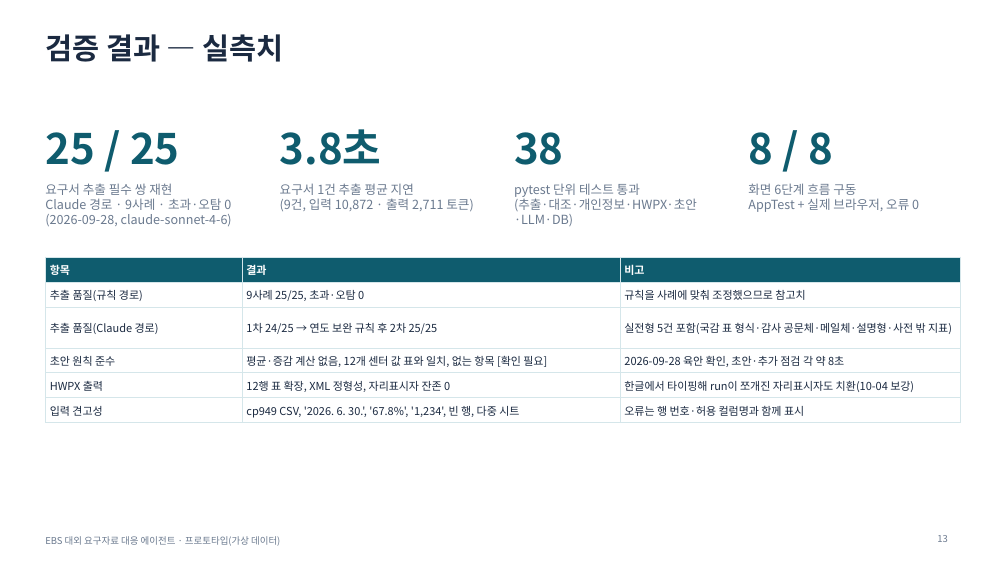
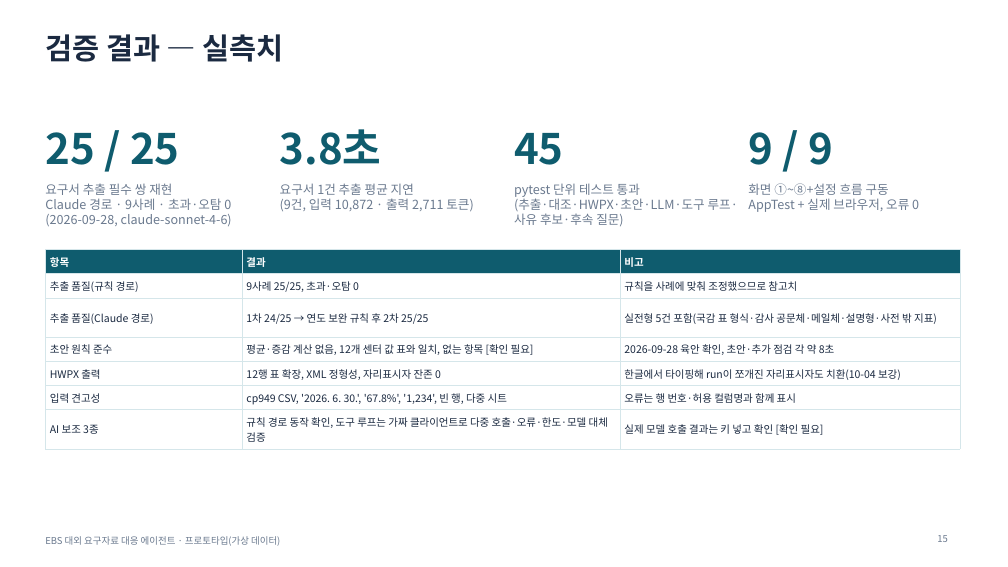
Before and after one commit to lts134/ebsjajucenter, a slide deck: slide 15 of app/docs/발표자료_EBS_요구자료대응에이전트.pptx (slide 13 before the commit). Drawn at 1008x567 pixels with LibreOffice and Linux fonts; fonts in the diff are those of the drawing. Boxes give left, top, right and bottom in pixels: in the first picture for what was removed or moved away, otherwise in the second. Text is boxed around its words. In the diff, an @@ line names an element or a change of style, - is before the commit and + after.

```diff
--- a/app/docs/발표자료_EBS_요구자료대응에이전트.pptx
+++ b/app/docs/발표자료_EBS_요구자료대응에이전트.pptx
@@ text at (514,133,564,165): text changed @@
-38
+45
@@ text at (748,132,833,165): text changed @@
-8 / 8
+9 / 9
@@ text at (514,196,738,226): text changed @@
-(추출·대조·개인정보·HWPX·초안·LLM·DB)
+(추출·대조·HWPX·초안·LLM·도구 루프·사유 후보·후속 질문)
@@ text at (748,183,889,195): text changed @@
-화면 6단계 흐름 구동
+화면 ①~⑧+설정 흐름 구동
@@ table at (45,250,960,446) @@
+row 7: AI 보조 3종 | 규칙 경로 동작 확인, 도구 루프는 가짜 클라이언트로 다중 호출·오류·한도·모델 대체 검증 | 실제 모델 호출 결과는 키 넣고 확인 [확인 필요]
@@ table: place and size @@
-table at (45,257,960,422)
+table at (45,250,960,446)
```
Also in this commit, not shown: 7 other slides changed, 2 slides added, 40 other files.
